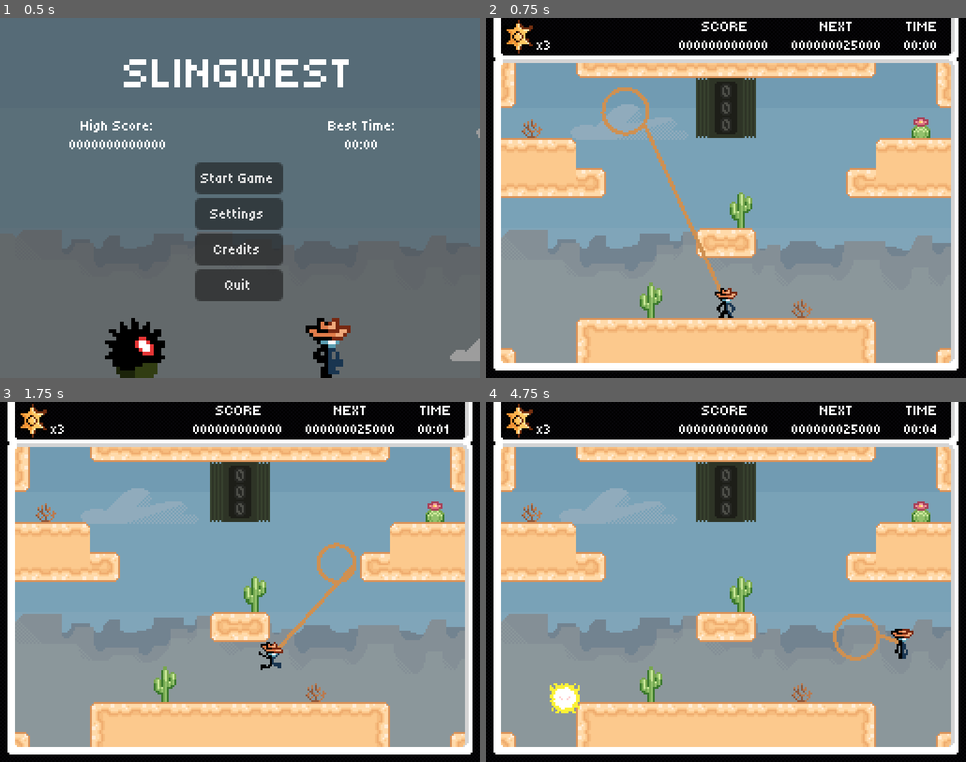
Above: before the commit, frames 1-4 (two rows, left to right).
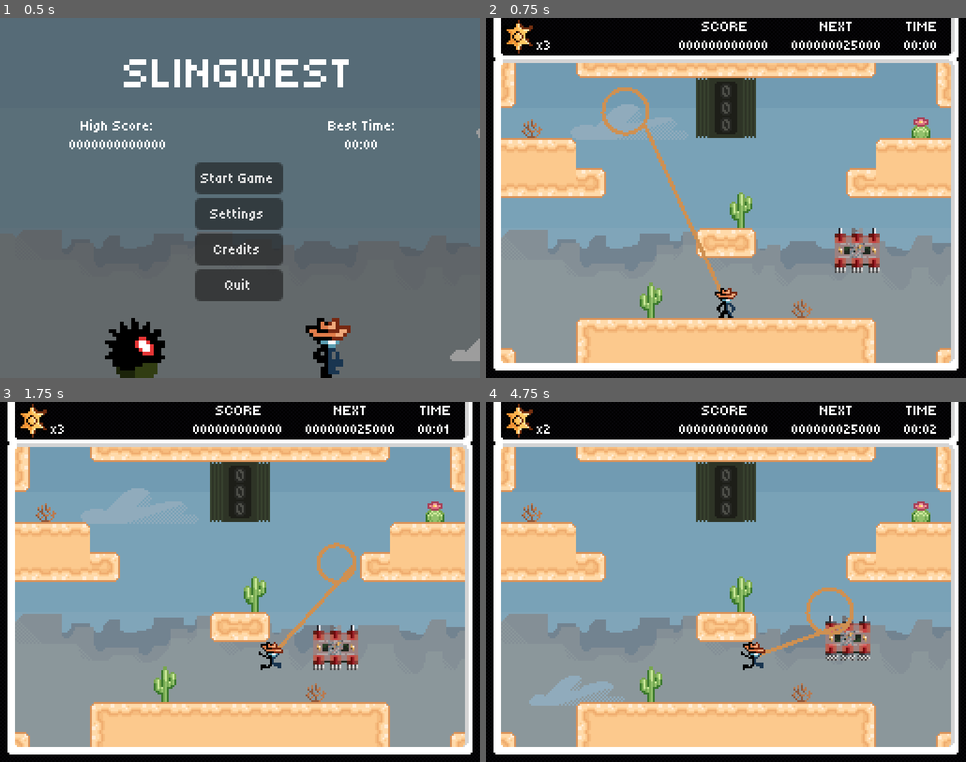
Above: after the commit, the same moments.

Repository: Jcodefox/GMTK-2025
Game: Godot game, scene res://scenes/topscenes/title_topscene.tscn
Two runs of this game, one before a commit and one after it. Both use one fixed random seed, a clock stepped at 60 frames per second and the inputs below.
Inputs (mouse positions are in pixels of both pictures, inside the frame that each line leads up to):
- Up to frame 1 (0.5 s): no input
- Up to frame 2 (0.75 s): click "Start Game" at 0.5 s
- Up to frame 3 (1.75 s): move the mouse to (345, 564) at 1.27 s; hold D (move_right) from 1.28 s (still down); hold Shift (lasso_bind) from 1.28 s (still down); tap Space (move_jump) at 1.52 s
- Up to frame 4 (4.75 s): move the mouse to (630, 600) at 2.02 s; release Shift (lasso_bind) at 2.03 s; click (630, 600) at 2.1 s; tap Space (move_jump) at 2.27, 3.77, 4.52 s; move the mouse to (774, 502) at 2.77 s; release D (move_right) at 2.78 s; hold A (move_left) 2.78-3.53 s; hold Shift (lasso_bind) 2.78-3.53 s; move the mouse to (702, 654) at 3.52 s; hold D (move_right) from 3.53 s (still down); click (702, 654) at 3.6 s; move the mouse to (870, 636) at 4.27 s; hold Shift (lasso_bind) from 4.28 s (still down)

Frame 1 is identical in both runs. In frame 2, 0.8% of the frame differs, in the area x 72-83%, y 58-71%; in frame 3, 0.8%; in frame 4, 2.8%, in the area x 8-94%, y 6-87%.

Commit message:
Add particles to express bot

Diff:
--- a/scenes/prefabs/enemies/express_bot.tscn
+++ b/scenes/prefabs/enemies/express_bot.tscn
@@ -6,6 +6,9 @@
 [ext_resource type="SpriteFrames" uid="uid://ce08h05lnysry" path="res://assets/art/enemies/express_bot_sprite_frames.tres" id="2_rbgxc"]
 [ext_resource type="AudioStream" uid="uid://bgdarqbiqj2hj" path="res://assets/sounds/bass_boom.wav" id="3_hogwp"]
 [ext_resource type="PackedScene" uid="uid://8u4a6kbsptoe" path="res://scenes/prefabs/jump_over_check.tscn" id="3_q8r1j"]
+[ext_resource type="Texture2D" uid="uid://b1vdlkp55x6j6" path="res://assets/art/enemies/expressbot_fragments_1.png" id="7_x7k2t"]
+[ext_resource type="Texture2D" uid="uid://brnvtodn7wvmt" path="res://assets/art/enemies/expressbot_fragments_2.png" id="8_buxi3"]
+[ext_resource type="Texture2D" uid="uid://dw37gp70cryht" path="res://assets/art/enemies/expressbot_fragments_3.png" id="9_hbn0g"]
 
 [sub_resource type="RectangleShape2D" id="RectangleShape2D_rbgxc"]
 size = Vector2(22, 20)
@@ -31,3 +34,12 @@
 
 [node name="AudioStreamPlayer" type="AudioStreamPlayer" parent="."]
 bus = &"SFX"
+
+[node name="ExpressbotFragments1" type="Sprite2D" parent="."]
+texture = ExtResource("7_x7k2t")
+
+[node name="ExpressbotFragments2" type="Sprite2D" parent="."]
+texture = ExtResource("8_buxi3")
+
+[node name="ExpressbotFragments3" type="Sprite2D" parent="."]
+texture = ExtResource("9_hbn0g")
--- a/scenes/prefabs/enemies/tumbleweed.tscn
+++ b/scenes/prefabs/enemies/tumbleweed.tscn
@@ -14,7 +14,7 @@
 [node name="AnimatedSprite2D" type="AnimatedSprite2D" parent="."]
 sprite_frames = ExtResource("2_j7tad")
 autoplay = "default"
-frame_progress = 0.720154
+frame_progress = 0.0922195
 
 [node name="CollisionShape2D" type="CollisionShape2D" parent="."]
 shape = SubResource("CircleShape2D_j7tad")
--- a/scenes/topscenes/gameplay_topscene.tscn
+++ b/scenes/topscenes/gameplay_topscene.tscn
@@ -14,6 +14,7 @@
 [ext_resource type="PackedScene" uid="uid://dp7poqfx4r2a5" path="res://scenes/prefabs/enemies/bubble.tscn" id="11_df8f4"]
 [ext_resource type="Texture2D" uid="uid://uyedc1kk76dd" path="res://assets/art/terrain/background_all_together.png" id="12_iube2"]
 [ext_resource type="PackedScene" uid="uid://djbc7o2rxjwwu" path="res://scenes/prefabs/enemies/tumbleweed.tscn" id="14_81lo5"]
+[ext_resource type="PackedScene" uid="uid://g7vgngxiauf4" path="res://scenes/prefabs/enemies/express_bot.tscn" id="15_7wfbg"]
 
 [node name="GameplayTopscene" type="Node2D"]
 
@@ -90,3 +91,6 @@
 position = Vector2(-38, 147)
 spawn_points = Array[Vector2]([Vector2(2, 128), Vector2(254, 128)])
 spawn_move_left = Array[bool]([false, true])
+
+[node name="ExpressBot" parent="." instance=ExtResource("15_7wfbg")]
+position = Vector2(201, 123)
--- a/scripts/prefabs/enemy/express_bot.gd
+++ b/scripts/prefabs/enemy/express_bot.gd
@@ -7,6 +7,19 @@
 @export var max_time_between_spikeballs: float = 5.0
 @export var speed: float = 20
 @export var hurt_i_frame_time: float = 0.5
+
+var particle_disappear_dist: float = 30
+var particle_explosion_force: float = 30
+
+var particle1_ghosts: Array[Node2D] = []
+var particle2_ghosts: Array[Node2D] = []
+var particle3_ghosts: Array[Node2D] = []
+
+var particle1_ghost_offsets: Array[Vector2] = []
+var particle2_ghost_offsets: Array[Vector2] = []
+var particle3_ghost_offsets: Array[Vector2] = []
+
+var particle_velocities: Array[Vector2] = [Vector2.ZERO, Vector2.ZERO, Vector2.ZERO]
 
 var collision_shape_ghosts: Array[Node2D] = []
 var jump_check_shape_ghosts: Array[Node2D] = []
@@ -22,7 +35,19 @@
 	collision_shape_ghosts = Globals.make_loop_ghosts_of($CollisionShape2D)
 	jump_check_shape_ghosts = Globals.make_loop_ghosts_of($JumpOverCheck/CollisionShape2D)
 
-func _process(_delta: float) -> void:
+	particle1_ghosts = Globals.make_loop_ghosts_of($ExpressbotFragments1)
+	particle2_ghosts = Globals.make_loop_ghosts_of($ExpressbotFragments2)
+	particle3_ghosts = Globals.make_loop_ghosts_of($ExpressbotFragments3)
+
+	for p in particle1_ghosts:
+		particle1_ghost_offsets.push_back(p.position)
+	for p in particle2_ghosts:
+		particle2_ghost_offsets.push_back(p.position)
+	for p in particle3_ghosts:
+		particle3_ghost_offsets.push_back(p.position)
+
+func _process(delta: float) -> void:
+	update_particles(delta)
 	if time_alive > time_until_enemy_hurts and (time_since_hurt >= hurt_i_frame_time):
 		visible = true
 		modulate.a = 1.0
@@ -61,8 +86,50 @@
 		return 0
 	health -= 1
 	time_since_hurt = 0.0
+	activate_particles()
 	if health == 0:
 		die(ith_enemy)
 		return 80
 	playsound(hurt_audio)
 	return 0
+
+func activate_particles() -> void:
+	particle_velocities[0] = Vector2.from_angle(randf_range(0, TAU)) * particle_explosion_force
+	particle_velocities[1] = Vector2.from_angle(randf_range(0, TAU)) * particle_explosion_force
+	particle_velocities[2] = Vector2.from_angle(randf_range(0, TAU)) * particle_explosion_force
+	$ExpressbotFragments1.position = Vector2.ZERO
+	$ExpressbotFragments2.position = Vector2.ZERO
+	$ExpressbotFragments3.position = Vector2.ZERO
+	$ExpressbotFragments1.visible = true
+	$ExpressbotFragments2.visible = true
+	$ExpressbotFragments3.visible = true
+
+func update_particles(delta: float) -> void:
+	if not ($ExpressbotFragments1.visible or $ExpressbotFragments2.visible or $ExpressbotFragments3.visible):
+		return
+	$ExpressbotFragments1.position += particle_velocities[0] * delta
+	$ExpressbotFragments2.position += particle_velocities[1] * delta
+	$ExpressbotFragments3.position += particle_velocities[2] * delta
+
+	if $ExpressbotFragments1.position.length() > particle_disappear_dist:
+		$ExpressbotFragments1.visible = false
+	if $ExpressbotFragments2.position.length() > particle_disappear_dist:
+		$ExpressbotFragments2.visible = false
+	if $ExpressbotFragments3.position.length() > particle_disappear_dist:
+		$ExpressbotFragments3.visible = false
+
+	update_particle_ghosts()
+
+func update_particle_ghosts() -> void:
+	for i in range(particle1_ghosts.size()):
+		var p = particle1_ghosts[i]
+		p.position = $ExpressbotFragments1.position + particle1_ghost_offsets[i]
+		p.visible = $ExpressbotFragments1.visible
+	for i in range(particle2_ghosts.size()):
+		var p = particle2_ghosts[i]
+		p.position = $ExpressbotFragments2.position + particle2_ghost_offsets[i]
+		p.visible = $ExpressbotFragments2.visible
+	for i in range(particle3_ghosts.size()):
+		var p = particle3_ghosts[i]
+		p.position = $ExpressbotFragments3.position + particle3_ghost_offsets[i]
+		p.visible = $ExpressbotFragments3.visible
Not shown: 1 places in scenes/prefabs/enemies/express_bot.tscn that only renumber resources
Not shown: 1 places in scenes/topscenes/gameplay_topscene.tscn that only renumber resources
